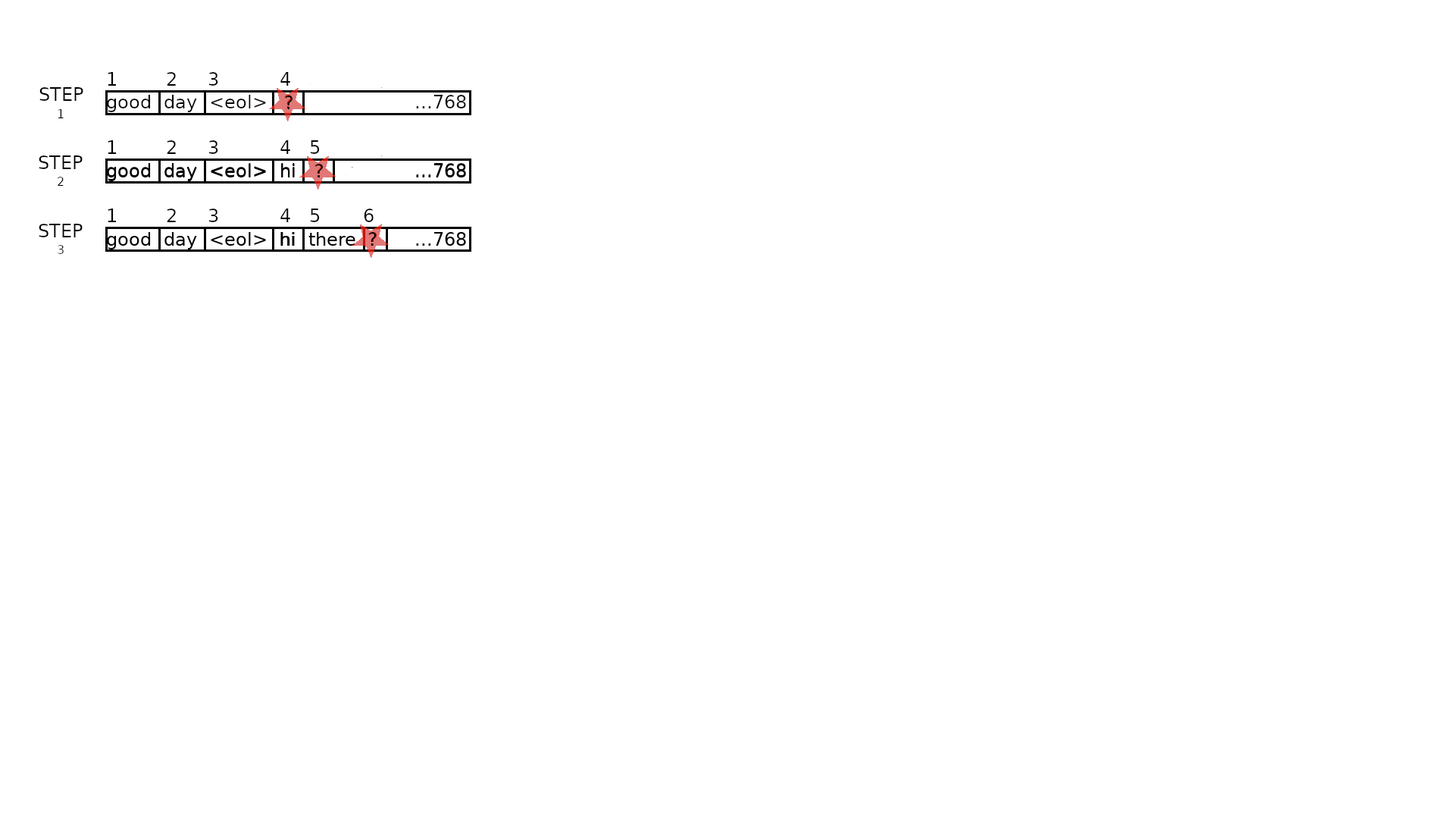
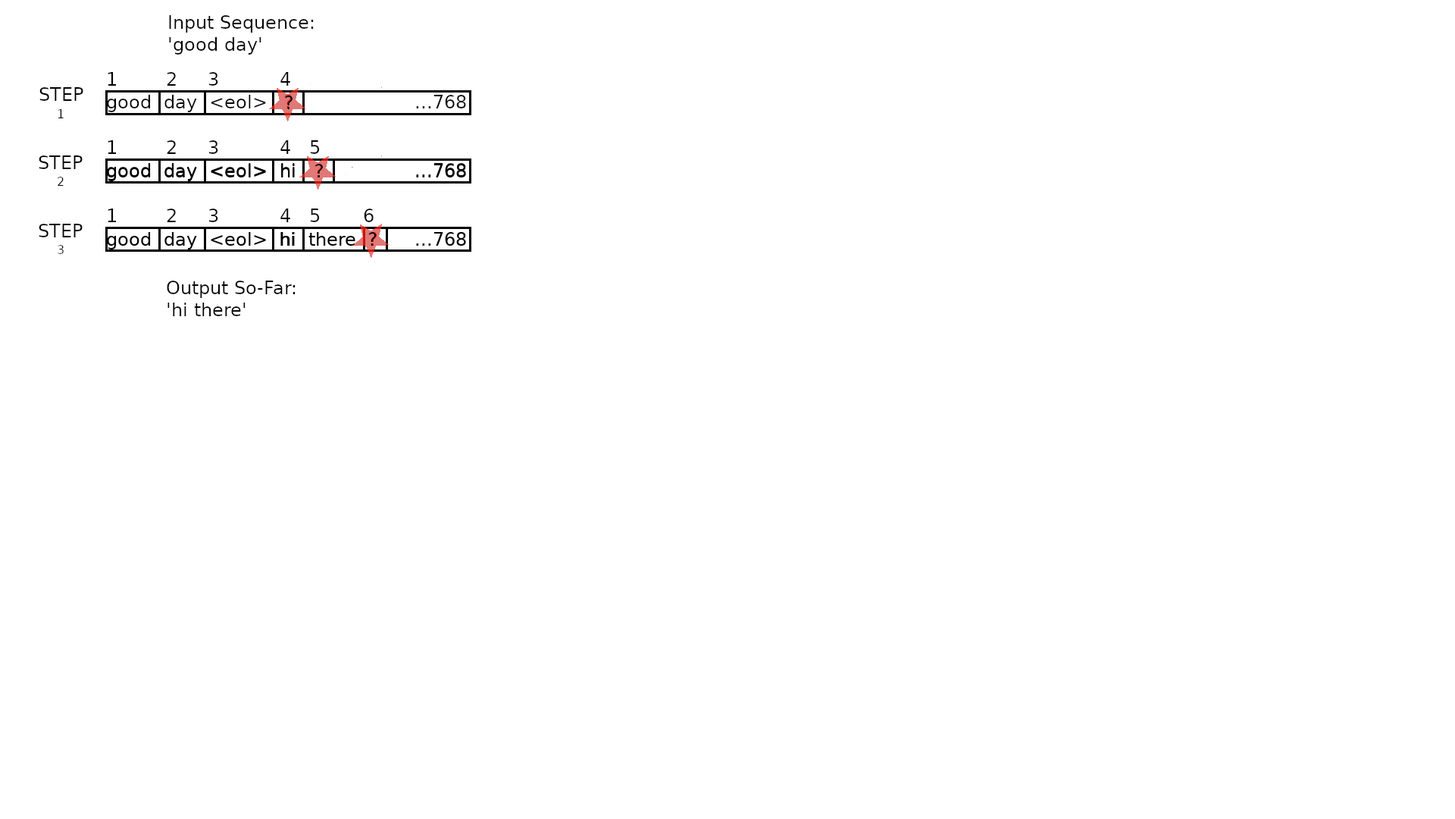
Layered file, before and after one edit (1455 × 819). Changes by layer:
painted on "Background" over [166, 15, 314, 317]
